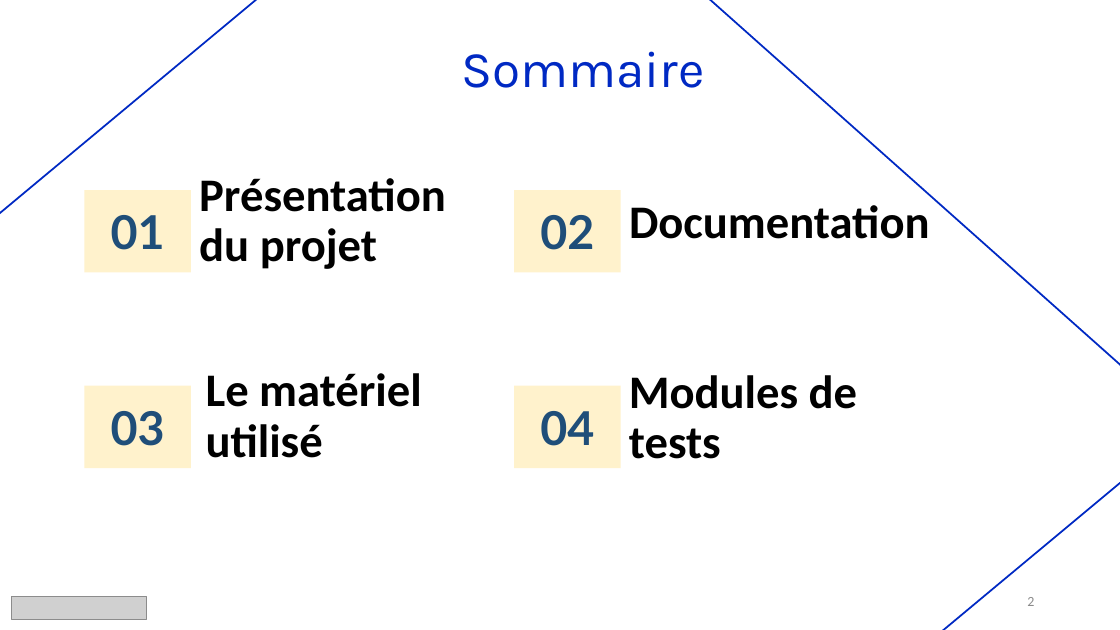
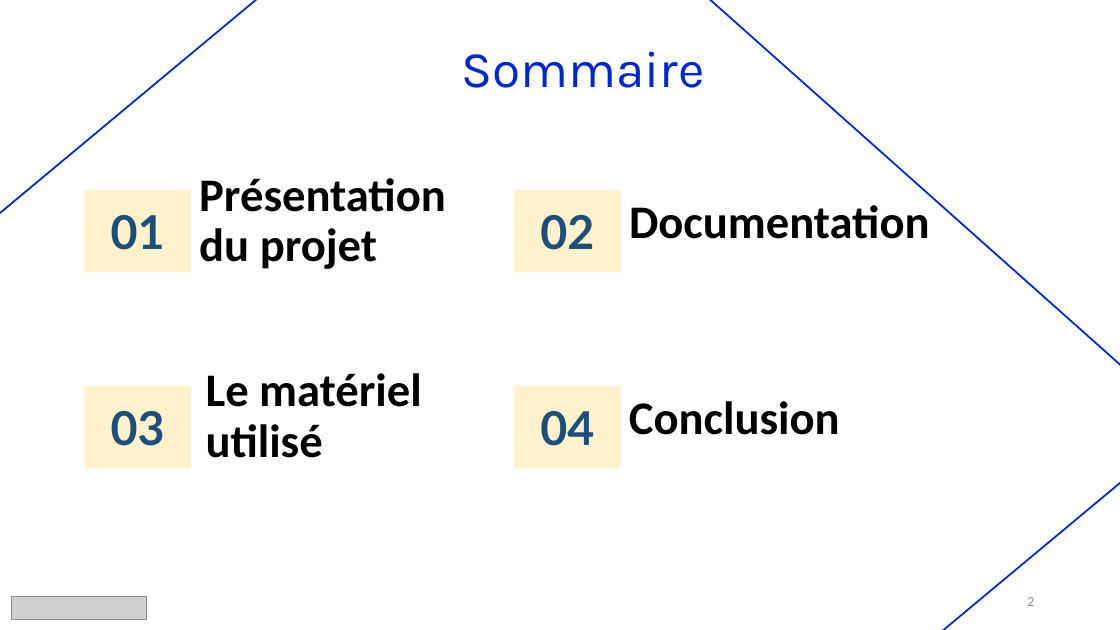
Before and after one commit to LeducJean/ProjetDMX, a slide deck: slide 2 of documentation/Diapo projetDMX.pptx. Drawn at 1120x630 pixels with LibreOffice and Linux fonts; fonts in the diff are those of the drawing; grey boxes stand for pictures. Boxes give left, top, right and bottom in pixels: in the first picture for what was removed or moved away, otherwise in the second. Text is boxed around its words. In the diff, an @@ line names an element or a change of style, - is before the commit and + after.

```diff
--- a/documentation/Diapo projetDMX.pptx
+++ b/documentation/Diapo projetDMX.pptx
@@ text at [629,401,840,435]: text changed @@
-Modules de tests
+Conclusion
```
Also in this commit, not shown: 1 other slide changed, 7 slides added.
